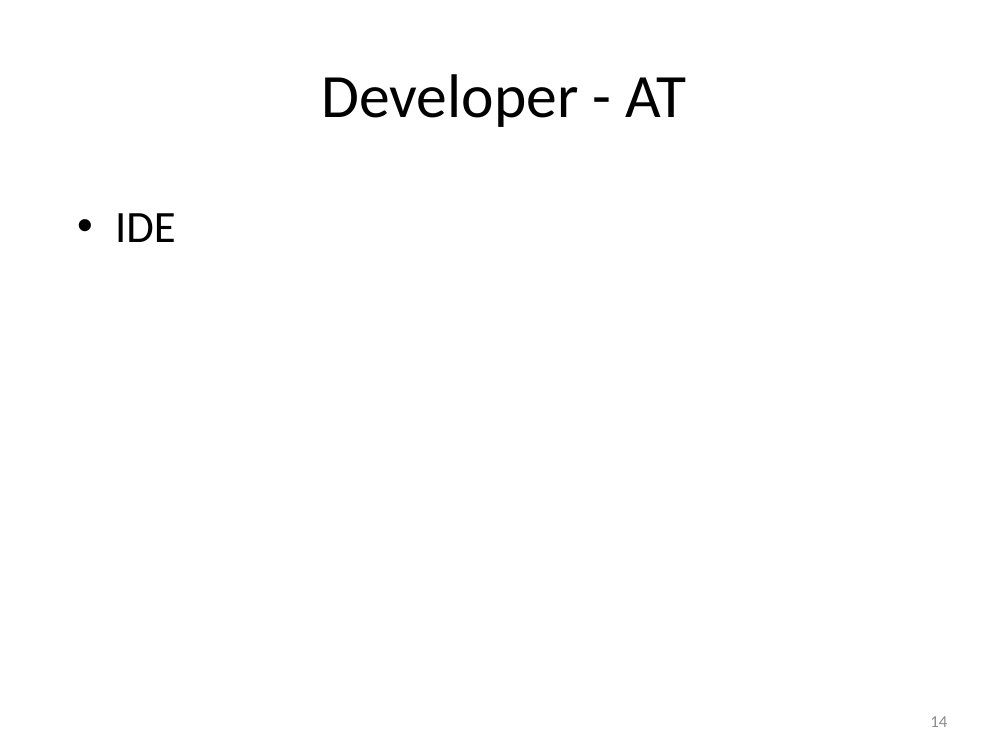
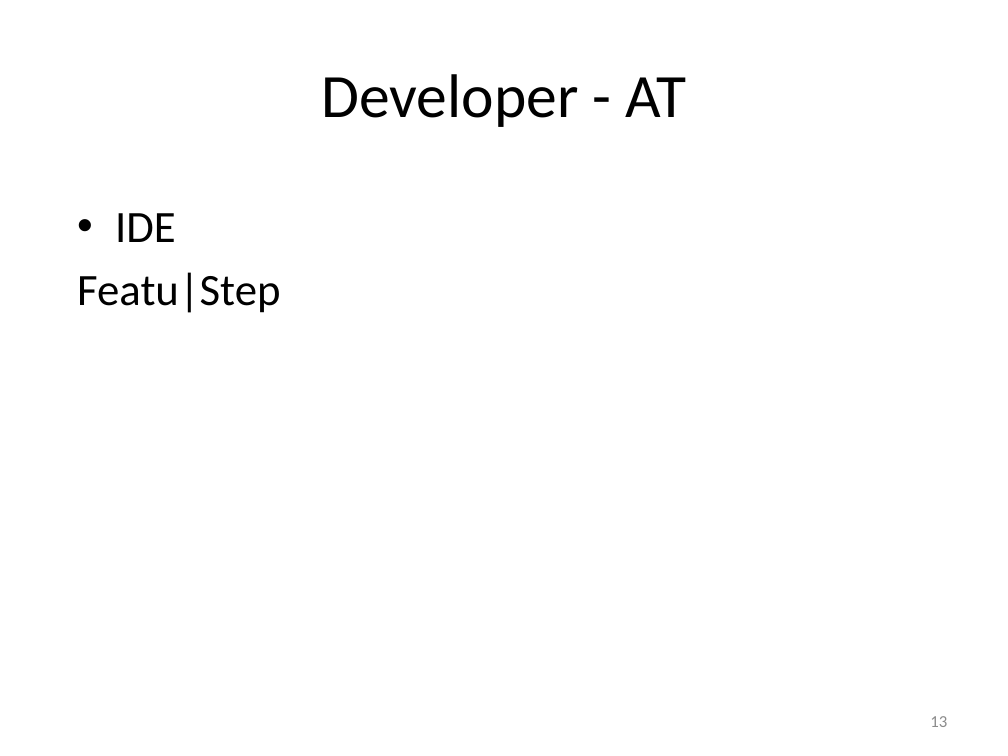
Before and after one commit to msuarz/portfolio, a slide deck: slide 13 of agile2011/presentation.pptx (slide 14 before the commit). Drawn at 1008x756 pixels with LibreOffice and Linux fonts; fonts in the diff are those of the drawing. Boxes give left, top, right and bottom in pixels: in the first picture for what was removed or moved away, otherwise in the second. Text is boxed around its words. In the diff, an @@ line names an element or a change of style, - is before the commit and + after.

```diff
--- a/agile2011/presentation.pptx
+++ b/agile2011/presentation.pptx
@@ text at box(77, 272, 280, 313): paragraph added @@
+Featu|Step
@@ page number at box(930, 716, 947, 727): text changed @@
-14
+13
```
Also in this commit, not shown: 12 other slides changed, 1 slide added, 2 slides removed, 1 other file.
